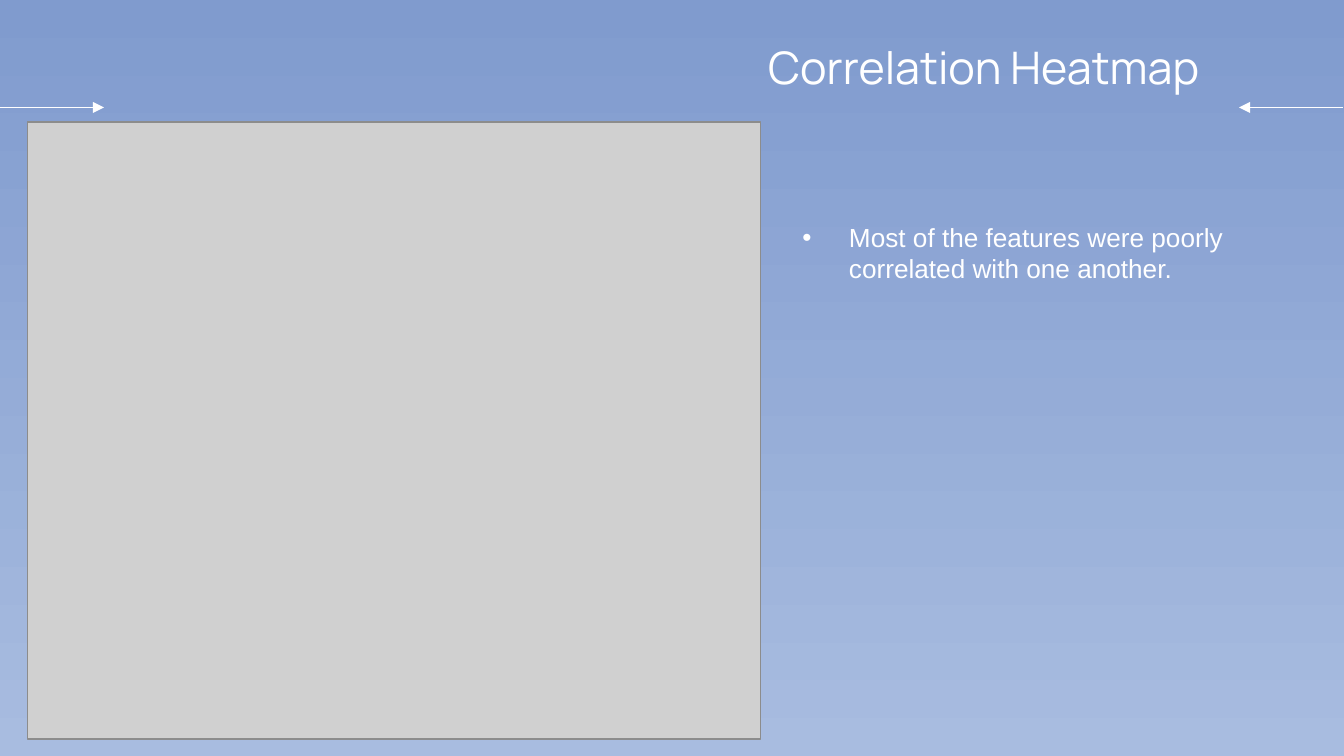
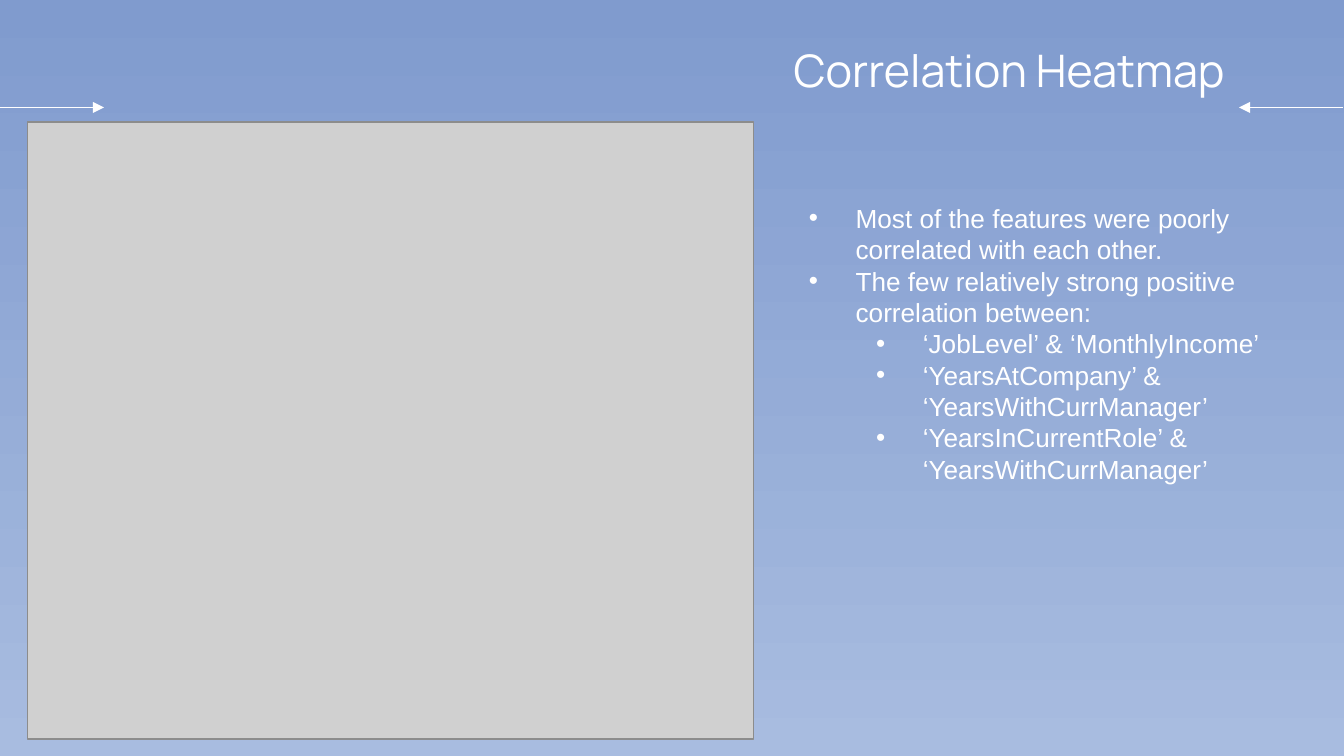
Before and after one commit to chrismle/Employee_Attrition, a slide deck: slide 11 of reports/Employee_Attrition_Presentation.pptx. Drawn at 1344x756 pixels with LibreOffice and Linux fonts; fonts in the diff are those of the drawing; grey boxes stand for pictures. Boxes give left, top, right and bottom in pixels: in the first picture for what was removed or moved away, otherwise in the second. Text is boxed around its words. In the diff, an @@ line names an element or a change of style, - is before the commit and + after.

Commit message:
updated presentation

```diff
--- a/reports/Employee_Attrition_Presentation.pptx
+++ b/reports/Employee_Attrition_Presentation.pptx
@@ title "Correlation Heatmap": place and size @@
-title "Correlation Heatmap" at <box>768,51,1199,95</box>
+title "Correlation Heatmap" at <box>794,54,1225,98</box>
@@ picture: place and size @@
-picture at <box>28,122,761,739</box>
+picture at <box>28,122,754,739</box>
@@ subtitle at <box>856,209,1259,484</box>: text changed @@
-• Most of the features were poorly correlated with one another.
+• Most of the features were poorly correlated with each other.
+• The few relatively strong positive correlation between:
+  • ‘JobLevel’ & ‘MonthlyIncome’
+  • ‘YearsAtCompany’ & ‘YearsWithCurrManager’
+  • ‘YearsInCurrentRole’ & ‘YearsWithCurrManager’
```
Also in this commit, not shown: 1 other slide changed, 1 other file.
